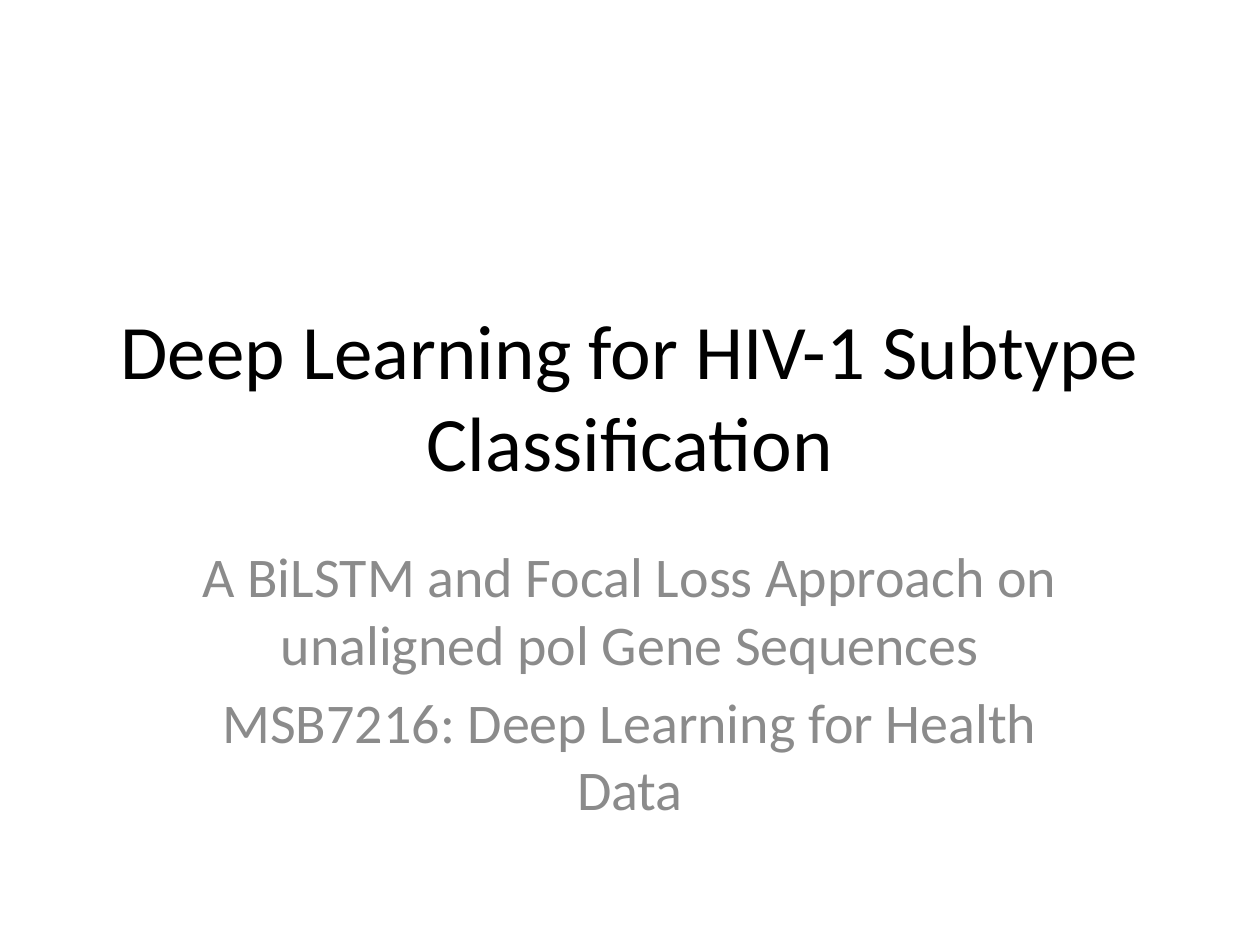
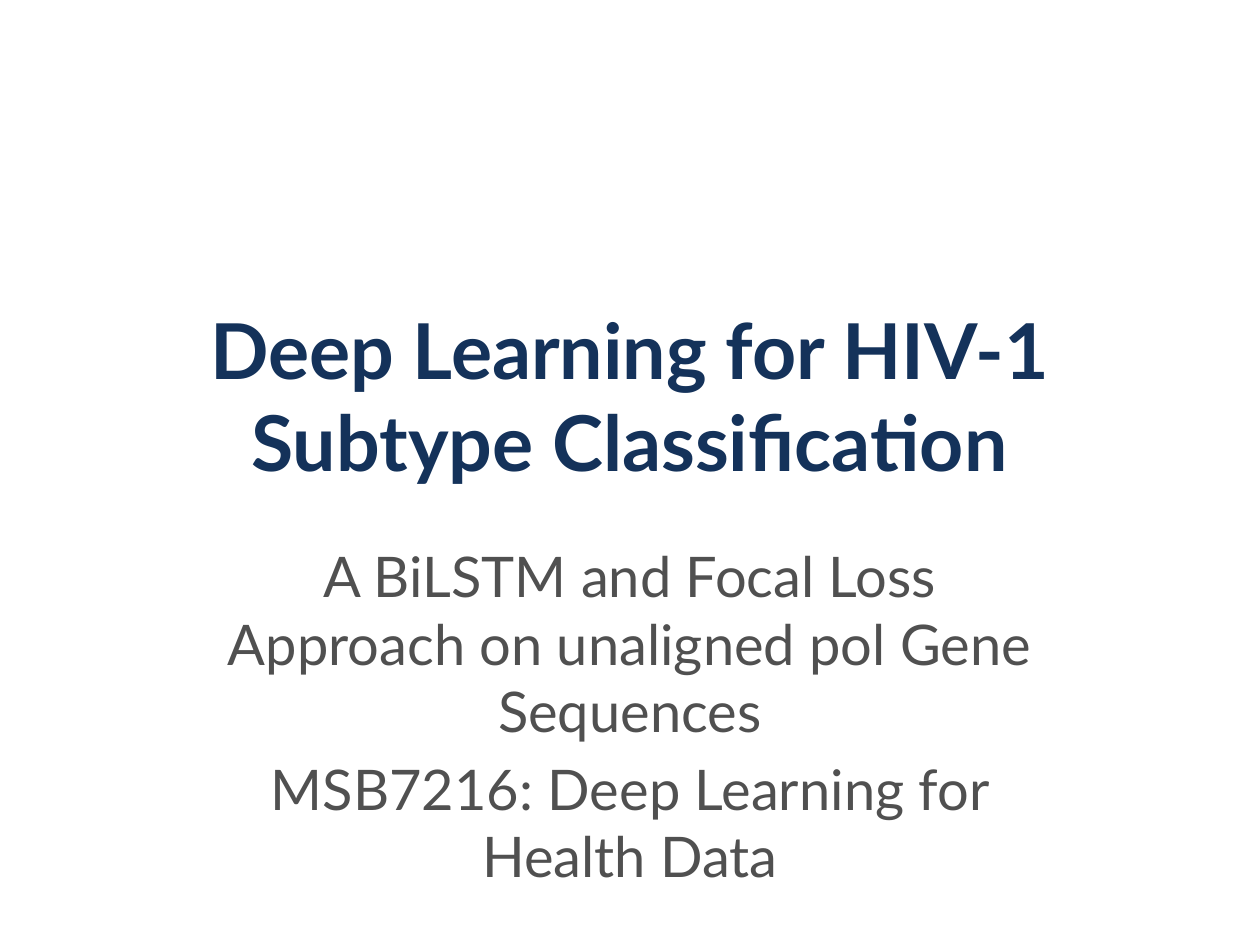
Before and after one commit to JNagawa/HIV_subtype_classifier_DeepLearning, a slide deck: slide 1 of reports/presentation.pptx. Drawn at 1260x945 pixels with LibreOffice and Linux fonts; fonts in the diff are those of the drawing. Boxes give left, top, right and bottom in pixels: in the first picture for what was removed or moved away, otherwise in the second. Text is boxed around its words. In the diff, an @@ line names an element or a change of style, - is before the commit and + after.

Commit message:
Apply premium dark blue styling, bold headers, and clean font sizing across the presentation

```diff
--- a/reports/presentation.pptx
+++ b/reports/presentation.pptx
@@ title "Deep Learning for HIV-1 Subtype ..." at [210,322,1049,484]: font Calibri to Lato, text colour #000000 to #14325A, bold on @@
@@ subtitle "A BiLSTM and Focal Loss ..." at [228,555,1031,878]: font Calibri to Lato, text colour #8C8C8C to #505050 @@
```
Also in this commit, not shown: 14 other slides changed, 1 other file.
